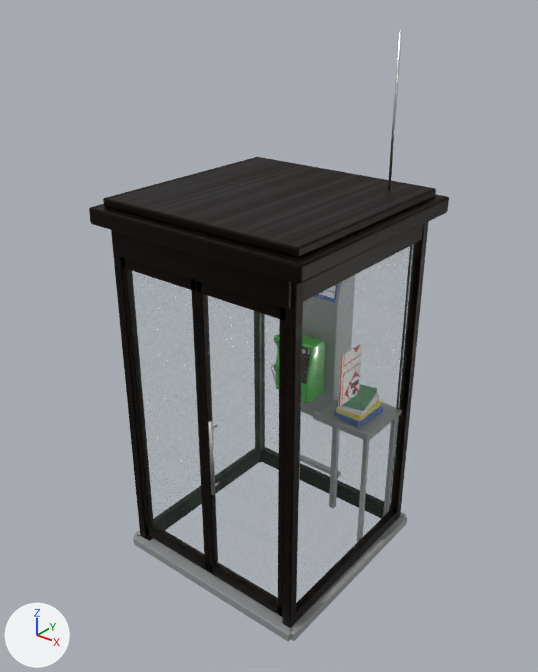
What one commit did to the glTF model games/koushu-denwa/assets/phonebooth.glb.
Both versions are drawn from a camera (50 mm lens) standing at (2.58, -3.27, 3.57) and looking at (0.01, -0.05, 1.57). The lights are fixed; the arrows at lower left show +X, +Y and +Z. The picture after the commit comes second. Where no turn or scale is listed for an object, it has been applied to the vertices.

In view in the first picture: 'Booth_Frame', 'Booth_Interior', 'Booth_Roof', 'Door', 'Phone_Body', 'Phone_Handset' and 2 more.
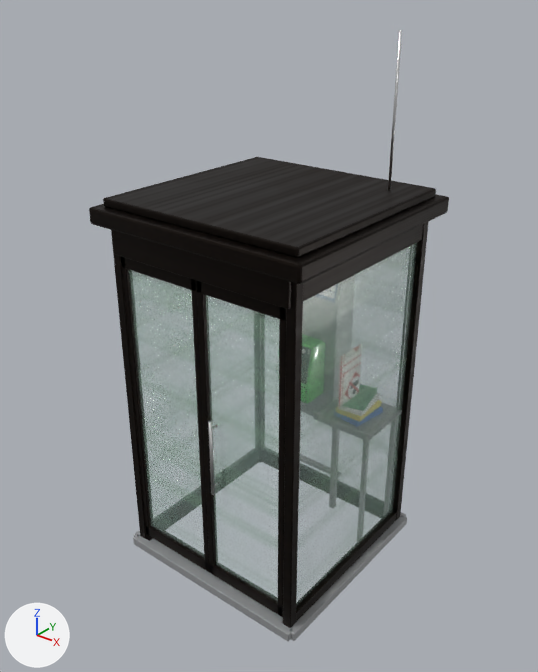
Changed parts and their boxes [x1, y1, x2, y2] in the pictures (538 x 672 px):
'Door', surface changed
    both: [126, 267, 283, 604]
'Phone_Handset', moved (not visible afterwards)
    before: [274, 334, 279, 390]

The change, as a diff of the scene's bpy script:
```diff
--- a/games/koushu-denwa/assets/phonebooth.glb.py
+++ b/games/koushu-denwa/assets/phonebooth.glb.py
@@ mat_glass @@
 n1 = _N.new('ShaderNodeOutputMaterial'); n1.name = 'Material Output'
+n3 = _N.new('ShaderNodeTexImage'); n3.name = 'Image Texture'
+n3.image = img_glass_color
 n2 = _N.new('ShaderNodeMath'); n2.name = 'Math'
 n2.operation = 'MULTIPLY'
-n2.inputs[1].default_value = 0.12  # 'Value'
-n3 = _N.new('ShaderNodeTexImage'); n3.name = 'Image Texture'
-n3.image = img_glass_color
-n4 = _N.new('ShaderNodeMath'); n4.name = 'Math.001'
-n4.operation = 'MULTIPLY'
-n4.inputs[1].default_value = 0.0  # 'Value'
+n2.inputs[1].default_value = 0.0  # 'Value'
 n5 = _N.new('ShaderNodeSeparateColor'); n5.name = 'Separate Color'
@@ mat_glass @@
 n0 = _N.new('ShaderNodeBsdfPrincipled'); n0.name = 'Principled BSDF'
 _L.new(n0.outputs[0], n1.inputs[0])  # 'BSDF' to 'Surface'
-_L.new(n2.outputs[0], n0.inputs[4])  # 'Value' to 'Alpha'
 _L.new(n3.outputs[0], n0.inputs[0])  # 'Color' to 'Base Color'
-_L.new(n3.outputs[1], n2.inputs[0])  # 'Alpha' to 'Value'
-_L.new(n4.outputs[0], n0.inputs[1])  # 'Value' to 'Metallic'
-_L.new(n5.outputs[2], n4.inputs[0])  # 'Blue' to 'Value'
 _L.new(n5.outputs[1], n0.inputs[2])  # 'Green' to 'Roughness'
 _L.new(n6.outputs[0], n5.inputs[0])  # 'Color' to 'Color'
+_L.new(n3.outputs[1], n0.inputs[4])  # 'Alpha' to 'Alpha'
+_L.new(n2.outputs[0], n0.inputs[1])  # 'Value' to 'Metallic'
+_L.new(n5.outputs[2], n2.inputs[0])  # 'Blue' to 'Value'
@@ ob_phone_handset @@
 ob_phone_handset = bpy.data.objects.new('Phone_Handset', me_béziercurve)
-ob_phone_handset.location = (-0.159, 0.263, 1.0)
+ob_phone_handset.location = (-0.157, 0.293, 1.0)
```
